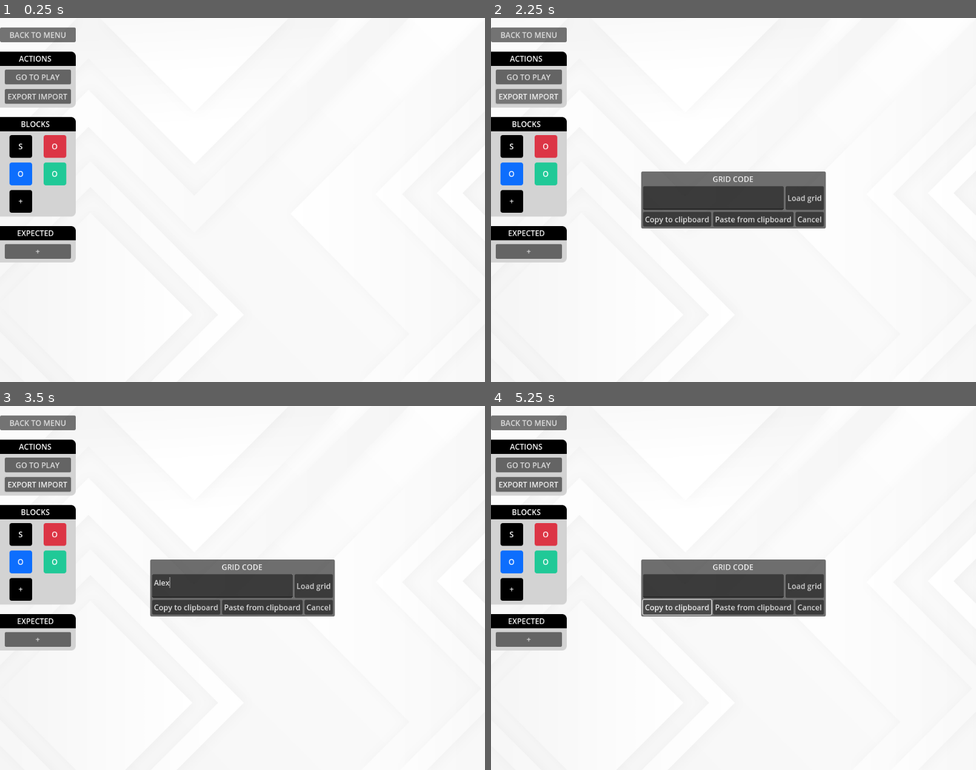
Above: before the commit, frames 1-4 (two rows, left to right).
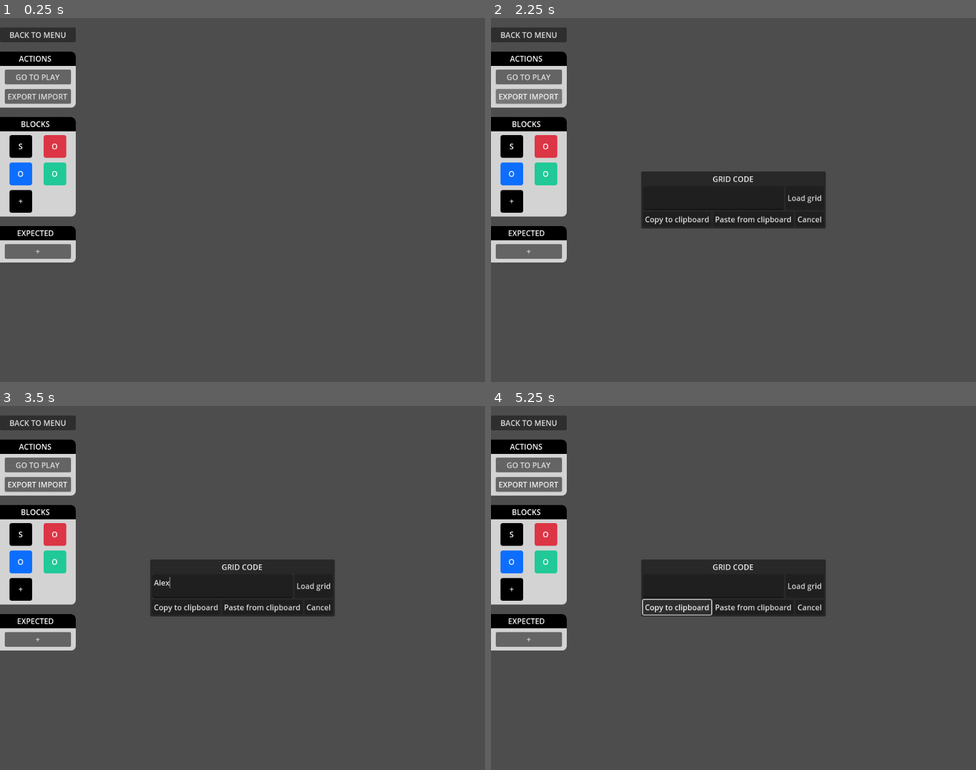
Above: after the commit, the same moments.

Repository: ricoapon/planet-cell
Game: Godot game, scene res://scenes/screens/EditGridScreen.tscn
Same seed, same stepped clock (60 frames per second), same inputs: the game is played once before the commit and once after it. This scene is started directly instead of the project's main scene.
Inputs (mouse positions are in pixels of both pictures, inside the frame that each line leads up to):
- Up to frame 1 (0.25 s): no input
- Up to frame 2 (2.25 s): click "GO TO PLAY" at 0.5 s; click "GO TO PLAY" at 1.25 s; click "EXPORT IMPORT" at 2 s
- Up to frame 3 (3.5 s): click (223, 584) at 2.77 s; type "Alex" at 2.85 s
- Up to frame 4 (5.25 s): click "+" at 3.5 s; click "EXPORT IMPORT" at 4.25 s; click "Copy to clipboard" at 5 s

The runs differ from the first frame. In frame 1, 92% of the frame differs, in the area x 0-100%, y 0-100%; in frame 2, 91%; in frame 3, 91%; in frame 4, 91%.
Error in both runs: Invalid access to property or key 'expected_output' on a base object of type 'Nil'. (res://scenes/screens/EditGridScreen.gd:19)

Commit message:
Cover full screen and show game in center

Diff:
--- a/project.godot
+++ b/project.godot
@@ -19,6 +19,7 @@
 
 window/size/viewport_width=1024
 window/size/viewport_height=768
+window/stretch/mode="viewport"
 
 [rendering]
 
--- a/scenes/Main.gd
+++ b/scenes/Main.gd
@@ -5,6 +5,7 @@
 @onready var MenuScreenScene = preload("res://scenes/screens/MenuScreen.tscn")
 @onready var SelectLevelScreenScene = preload("res://scenes/screens/SelectLevelScreen.tscn")
 
+@onready var screen_parent = $CenterContainer/GameplayScreen
 var current_screen
 
 func _ready():
@@ -19,14 +20,14 @@
 func load_menu_screen():
 	clear()
 	current_screen = MenuScreenScene.instantiate()
-	add_child(current_screen)
+	screen_parent.add_child(current_screen)
 	current_screen.connect("go_to_editor", load_editor)
 	current_screen.connect("go_to_select_level", load_select_level)
 
 func load_editor(grid: Grid):
 	clear()
 	current_screen = EditGridScreenScene.instantiate()
-	add_child(current_screen)
+	screen_parent.add_child(current_screen)
 	current_screen.init(grid)
 	current_screen.connect("go_to_play_screen", load_play_from_editor)
 	current_screen.connect("back", load_menu_screen)
@@ -34,7 +35,7 @@
 func load_play_from_editor(grid: Grid):
 	clear()
 	current_screen = PlayGridScreenScene.instantiate()
-	add_child(current_screen)
+	screen_parent.add_child(current_screen)
 	current_screen.init(grid, true)
 	current_screen.connect("go_to_editor", load_editor)
 	current_screen.connect("back", load_menu_screen)
@@ -42,7 +43,7 @@
 func load_select_level():
 	clear()
 	current_screen = SelectLevelScreenScene.instantiate()
-	add_child(current_screen)
+	screen_parent.add_child(current_screen)
 	current_screen.connect("go_to_level", load_level)
 	current_screen.connect("back", load_menu_screen)
 
@@ -50,7 +51,7 @@
 	clear()
 	var grid = GridCode.convert_to_grid(Level.all[level_index].level_code)
 	current_screen = PlayGridScreenScene.instantiate()
-	add_child(current_screen)
+	screen_parent.add_child(current_screen)
 	current_screen.init(grid)
 	current_screen.connect("back", load_select_level)
 	if Level.all.size() > level_index + 1:
--- a/scenes/Main.tscn
+++ b/scenes/Main.tscn
@@ -13,8 +13,23 @@
 script = ExtResource("1_o0tnf")
 
 [node name="Background" type="TextureRect" parent="."]
-layout_mode = 2
-offset_right = 1152.0
-offset_bottom = 768.0
+layout_mode = 1
+anchors_preset = 15
+anchor_right = 1.0
+anchor_bottom = 1.0
+grow_horizontal = 2
+grow_vertical = 2
 texture = ExtResource("2_upctu")
 expand_mode = 1
+
+[node name="CenterContainer" type="CenterContainer" parent="."]
+layout_mode = 1
+anchors_preset = 15
+anchor_right = 1.0
+anchor_bottom = 1.0
+grow_horizontal = 2
+grow_vertical = 2
+
+[node name="GameplayScreen" type="Control" parent="CenterContainer"]
+custom_minimum_size = Vector2(1024, 768)
+layout_mode = 2
--- a/scenes/screens/EditGridScreen.tscn
+++ b/scenes/screens/EditGridScreen.tscn
@@ -1,6 +1,5 @@
-[gd_scene load_steps=8 format=3 uid="uid://cky1vttdixbsd"]
+[gd_scene load_steps=7 format=3 uid="uid://cky1vttdixbsd"]
 
-[ext_resource type="Texture2D" uid="uid://bjwctq5vw5sjq" path="res://assets/Background.jpg" id="1_r23i0"]
 [ext_resource type="Script" uid="uid://b66xlanl20bu2" path="res://scenes/screens/EditGridScreen.gd" id="1_s8851"]
 [ext_resource type="PackedScene" uid="uid://dc4mry44mnibi" path="res://scenes/components/menu/SidePanel.tscn" id="2_4v46g"]
 [ext_resource type="PackedScene" uid="uid://8nqls1sw4xn" path="res://scenes/components/menu/ButtonWithIcon.tscn" id="3_7god6"]
@@ -14,13 +13,6 @@
 offset_right = 1024.0
 offset_bottom = 768.0
 script = ExtResource("1_s8851")
-
-[node name="Background" type="TextureRect" parent="."]
-layout_mode = 0
-offset_right = 1152.0
-offset_bottom = 768.0
-texture = ExtResource("1_r23i0")
-expand_mode = 1
 
 [node name="VBoxContainer" type="VBoxContainer" parent="."]
 layout_mode = 0
--- a/scenes/screens/PlayGridScreen.tscn
+++ b/scenes/screens/PlayGridScreen.tscn
@@ -1,7 +1,6 @@
-[gd_scene load_steps=8 format=3 uid="uid://b3nr5lhkpy4u"]
+[gd_scene load_steps=7 format=3 uid="uid://b3nr5lhkpy4u"]
 
 [ext_resource type="Script" uid="uid://cd0lpjmrxyc0n" path="res://scenes/screens/PlayGridScreen.gd" id="1_xs8fs"]
-[ext_resource type="Texture2D" uid="uid://bjwctq5vw5sjq" path="res://assets/Background.jpg" id="2_uhxw8"]
 [ext_resource type="PackedScene" uid="uid://dc4mry44mnibi" path="res://scenes/components/menu/SidePanel.tscn" id="3_5x7gv"]
 [ext_resource type="PackedScene" uid="uid://8nqls1sw4xn" path="res://scenes/components/menu/ButtonWithIcon.tscn" id="4_mgtm6"]
 [ext_resource type="PackedScene" uid="uid://qppng80r2fw1" path="res://scenes/components/blocks/DraggableBlock.tscn" id="5_n6jqo"]
@@ -14,13 +13,6 @@
 offset_right = 1024.0
 offset_bottom = 768.0
 script = ExtResource("1_xs8fs")
-
-[node name="Background" type="TextureRect" parent="."]
-layout_mode = 0
-offset_right = 1152.0
-offset_bottom = 768.0
-texture = ExtResource("2_uhxw8")
-expand_mode = 1
 
 [node name="VBoxContainer" type="VBoxContainer" parent="."]
 layout_mode = 0
